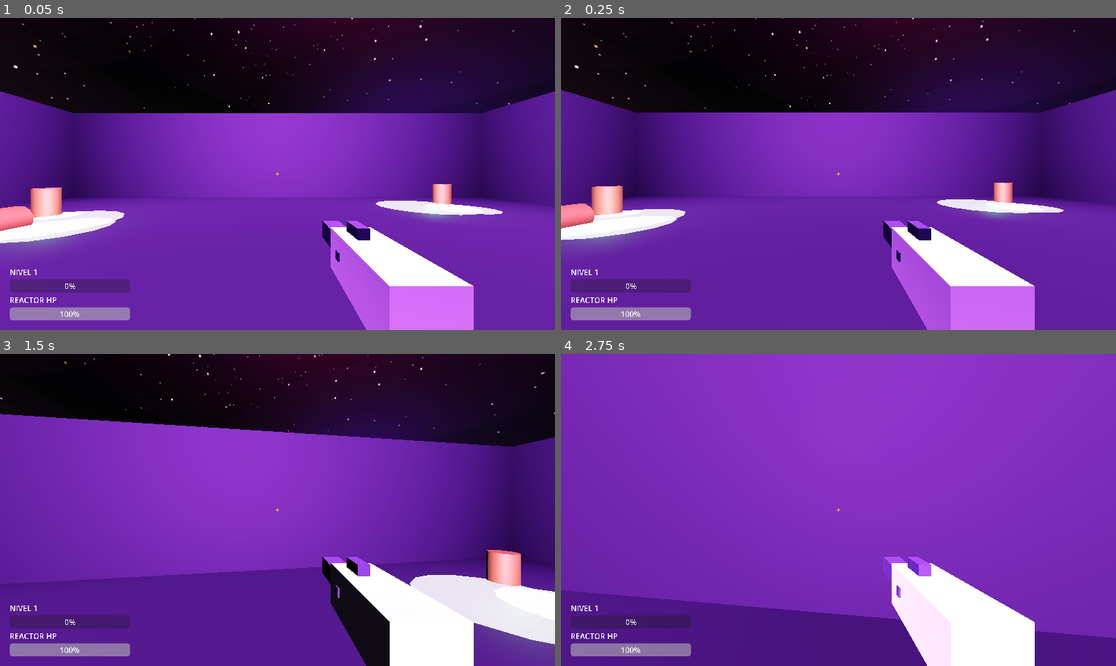
Above: before the commit, frames 1-4 (two rows, left to right).
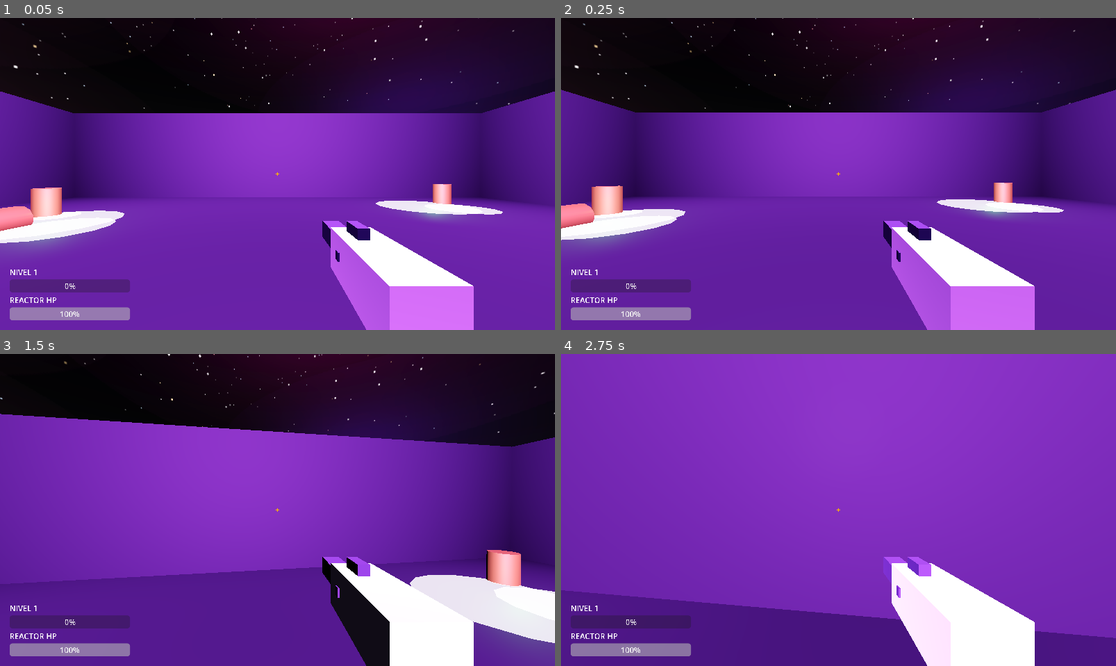
Above: after the commit, the same moments.

Repository: vTrxn/COREBREAKER
Game: Godot game, scene res://Mundo.tscn
Same seed, same stepped clock (60 frames per second), same inputs: the game is played once before the commit and once after it. Sound files missing from this copy of the repository are replaced by a short silence.
Inputs (mouse positions are in pixels of both pictures, inside the frame that each line leads up to):
- Up to frame 1 (0.05 s): no input
- Up to frame 2 (0.25 s): no input
- Up to frame 3 (1.5 s): tap Enter at 0.5 s; move the mouse to (271, 516) at 0.52 s; hold W (move_up) from 0.53 s (still down); tap Shift (dash) at 0.6 s; tap Space (saltar) at 0.77 s; move the mouse to (316, 513) at 1.27 s; tap Ctrl (deslizar) at 1.35 s
- Up to frame 4 (2.75 s): keep holding W (move_up); tap Space (saltar) at 1.52 s; move the mouse to (794, 506) at 2.02 s; press the mouse at (794, 506) at 2.03 s

The runs differ from the first frame. In frame 1, less than 0.1% of the frame differs, in the area x 20-86%, y 59-65%; in frame 2, less than 0.1%; in frame 3, less than 0.1%, in the area x 73-100%, y 73-94%; in frame 4, nothing differs.

Commit message:
se aumento velocidad de bala y se agrego sonido de impacto a enemigos

Diff:
--- a/Mundo.tscn
+++ b/Mundo.tscn
@@ -53,6 +53,7 @@
 [sub_resource type="StandardMaterial3D" id="StandardMaterial3D_toxico"]
 transparency = 1
 albedo_color = Color(0.18, 0.95, 0.12, 0.88)
+metallic_specular = 0.51
 roughness = 0.05
 emission_enabled = true
 emission = Color(0.223529, 1, 0.0784314, 1)
@@ -61,7 +62,7 @@
 [sub_resource type="CylinderMesh" id="CylinderMesh_puddle_lg"]
 material = SubResource("StandardMaterial3D_toxico")
 top_radius = 2.2
-bottom_radius = 2.2
+bottom_radius = 1.08
 height = 0.02
 radial_segments = 16
 
@@ -204,12 +205,10 @@
 transform = Transform3D(1, 0, 0, 0, 1, 0, 0, 0, 1, -8, 0.35, -7)
 light_color = Color(0.223529, 1, 0.0784314, 1)
 light_energy = 1.6
-omni_range = 5.0
 omni_attenuation = 1.2
 
 [node name="BarrilParado1" type="StaticBody3D" parent="Decoraciones" unique_id=101010105]
 transform = Transform3D(1, 0, 0, 0, 1, 0, 0, 0, 1, -9.3, 0.55, -8.2)
-collision_layer = 1
 collision_mask = 0
 
 [node name="Mesh" type="MeshInstance3D" parent="Decoraciones/BarrilParado1" unique_id=101010106]
@@ -239,7 +238,6 @@
 
 [node name="BarrilParado2" type="StaticBody3D" parent="Decoraciones" unique_id=101010112]
 transform = Transform3D(1, 0, 0, 0, 1, 0, 0, 0, 1, 9.4, 0.55, -11.6)
-collision_layer = 1
 collision_mask = 0
 
 [node name="Mesh" type="MeshInstance3D" parent="Decoraciones/BarrilParado2" unique_id=101010113]
@@ -269,7 +267,6 @@
 
 [node name="BarrilParado3" type="StaticBody3D" parent="Decoraciones" unique_id=101010119]
 transform = Transform3D(1, 0, 0, 0, 1, 0, 0, 0, 1, -11.2, 0.55, 9.2)
-collision_layer = 1
 collision_mask = 0
 
 [node name="Mesh" type="MeshInstance3D" parent="Decoraciones/BarrilParado3" unique_id=101010120]
--- a/Scrapper.tscn
+++ b/Scrapper.tscn
@@ -1,6 +1,7 @@
-[gd_scene load_steps=5 format=3]
+[gd_scene load_steps=6 format=3]
 
 [ext_resource type="Script" path="res://scripts/scrapper.gd" id="1_scrap"]
+[ext_resource type="AudioStream" uid="uid://biaat1eqo0sqv" path="res://audio/impacto_enemigo.mp3" id="2_hit"]
 
 [sub_resource type="CapsuleShape3D" id="CapsuleShape3D_1"]
 radius = 0.4
@@ -26,3 +27,8 @@
 transform = Transform3D(1, 0, 0, 0, 1, 0, 0, 0, 1, 0, 0.8, 0)
 mesh = SubResource("BoxMesh_1")
 surface_material_override/0 = SubResource("StandardMaterial3D_1")
+
+[node name="AudioHit" type="AudioStreamPlayer3D" parent="."]
+stream = ExtResource("2_hit")
+unit_size = 10.0
+max_distance = 45.0
--- a/Torreta.tscn
+++ b/Torreta.tscn
@@ -1,7 +1,8 @@
-[gd_scene load_steps=6 format=3]
+[gd_scene load_steps=7 format=3]
 
 [ext_resource type="Script" path="res://scripts/torreta.gd" id="1_torr"]
 [ext_resource type="PackedScene" path="res://Proyectil.tscn" id="2_proj"]
+[ext_resource type="AudioStream" uid="uid://biaat1eqo0sqv" path="res://audio/impacto_enemigo.mp3" id="3_hit"]
 
 [sub_resource type="BoxShape3D" id="BoxShape3D_1"]
 size = Vector3(0.8, 1.6, 0.8)
@@ -26,3 +27,8 @@
 transform = Transform3D(1, 0, 0, 0, 1, 0, 0, 0, 1, 0, 0.8, 0)
 mesh = SubResource("BoxMesh_1")
 surface_material_override/0 = SubResource("StandardMaterial3D_1")
+
+[node name="AudioHit" type="AudioStreamPlayer3D" parent="."]
+stream = ExtResource("3_hit")
+unit_size = 10.0
+max_distance = 45.0
--- a/scripts/bala_jugador.gd
+++ b/scripts/bala_jugador.gd
@@ -1,6 +1,6 @@
 class_name BalaJugador
 extends Area3D
-@export var vel: float = 76.0
+@export var vel: float = 135.0
 @export var dmg: float = 15.0
 @export var rango_max: float = 30.0
 var dir: Vector3 = Vector3.FORWARD
--- a/scripts/scrapper.gd
+++ b/scripts/scrapper.gd
@@ -5,6 +5,7 @@
 @export var dmg_golpe: float = 12.0
 @export var cd_ataque: float = 1.2
 @export var rango_ataque: float = 1.5
+@onready var audio_hit: AudioStreamPlayer3D = $AudioHit
 var player: CharacterBody3D = null
 var timer_ataque: float = 0.0
 var grav: float = 14.0
@@ -40,8 +41,15 @@
 		timer_ataque -= delta
 	move_and_slide()
 func recibir_dano(cantidad: float) -> void:
+	if audio_hit:
+		audio_hit.play()
 	hp -= cantidad
 	if hp <= 0.0:
 		if player and player.has_method("ganar_xp"):
 			player.ganar_xp()
+		if audio_hit:
+			remove_child(audio_hit)
+			get_parent().add_child(audio_hit)
+			audio_hit.global_position = global_position
+			audio_hit.finished.connect(audio_hit.queue_free)
 		queue_free()
--- a/scripts/torreta.gd
+++ b/scripts/torreta.gd
@@ -3,6 +3,7 @@
 @export var hp: float = 75.0
 @export var bala_scene: PackedScene
 @export var cd_disparo: float = 2.0
+@onready var audio_hit: AudioStreamPlayer3D = $AudioHit
 var p: CharacterBody3D = null
 var timer_disparo: float = 1.0
 func _ready() -> void:
@@ -29,8 +30,15 @@
 	b.dir = (p.global_position + Vector3.UP * 1.0 - spawn_pt).normalized()
 	get_parent().add_child(b)
 func recibir_dano(cantidad: float) -> void:
+	if audio_hit:
+		audio_hit.play()
 	hp -= cantidad
 	if hp <= 0.0:
 		if p and p.has_method("ganar_xp"):
 			p.ganar_xp()
+		if audio_hit:
+			remove_child(audio_hit)
+			get_parent().add_child(audio_hit)
+			audio_hit.global_position = global_position
+			audio_hit.finished.connect(audio_hit.queue_free)
 		queue_free()
Not shown: 1 places in Mundo.tscn that only renumber resources
Not shown, added: audio/impacto_enemigo.mp3.import
Not shown, added: audio/impacto_enemigo.mp3
